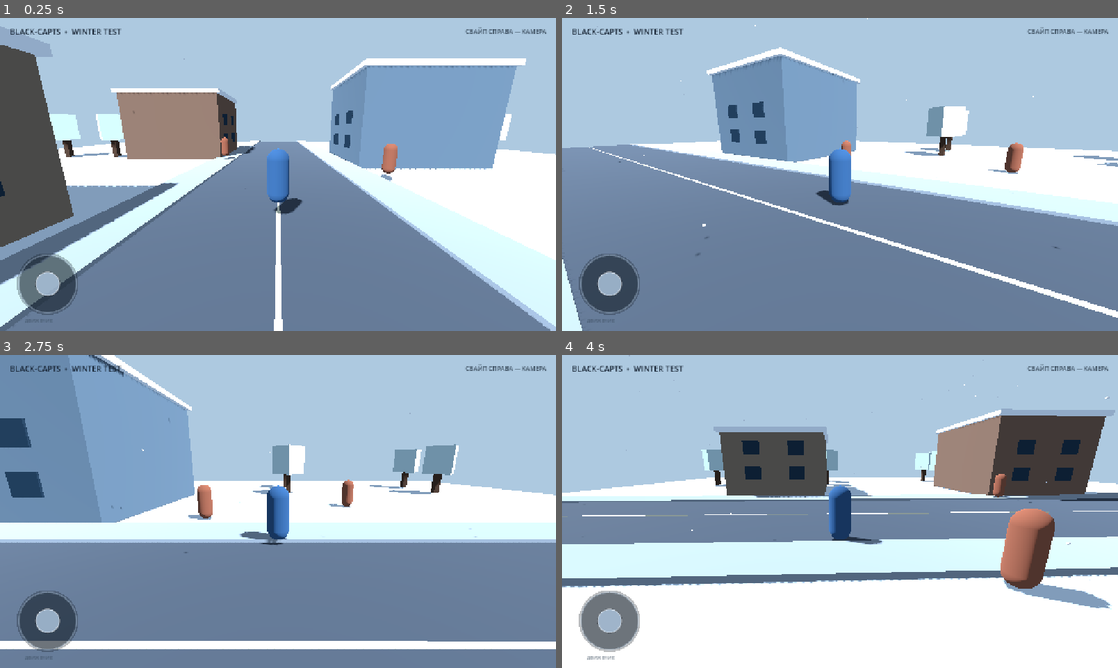
Above: before the commit, frames 1-4 (two rows, left to right).
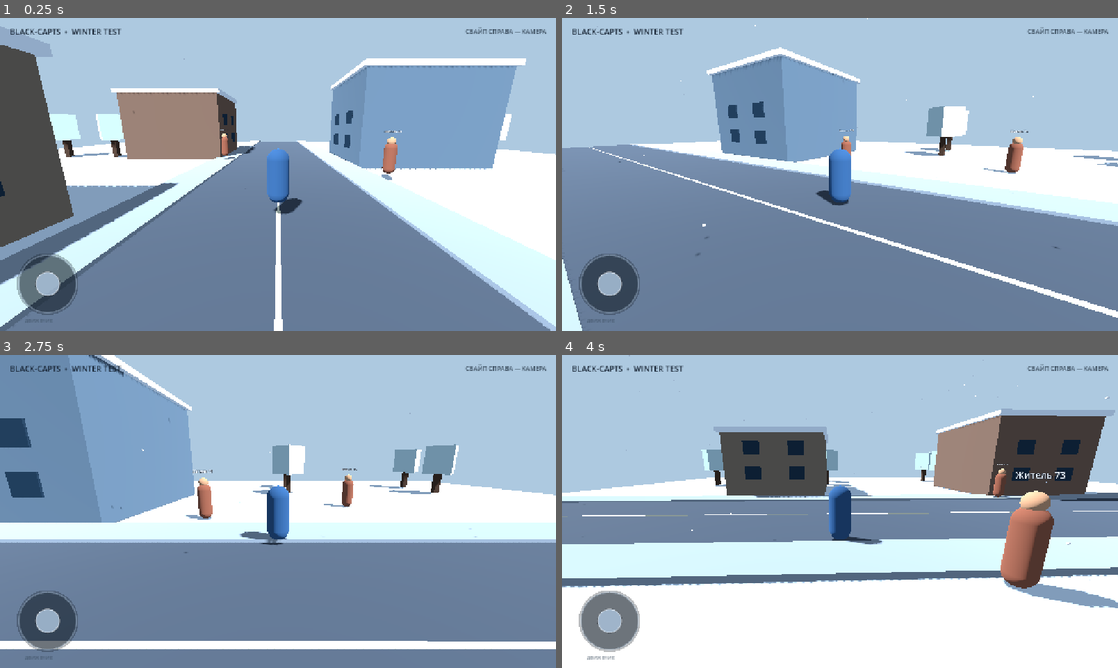
Above: after the commit, the same moments.

Repository: avioverse6-create/BLACK-CAPTS
Game: Godot game, scene res://scenes/main.tscn
The game is run twice, just before and just after one commit, with the same random seed, the same clock (stepped at 60 frames per second) and the same inputs.
Inputs (mouse positions are in pixels of both pictures, inside the frame that each line leads up to):
- Up to frame 1 (0.25 s): no input
- Up to frame 2 (1.5 s): drag from (612, 284) to (895, 105) at 0.52 s; drag from (728, 190) to (812, 237) at 1.27 s
- Up to frame 3 (2.75 s): move the mouse to (333, 442) at 2.02 s; hold Right (ui_right) from 2.03 s (still down)
- Up to frame 4 (4 s): release Right (ui_right) at 2.75 s; drag from (812, 574) to (673, 464) at 2.77 s; move the mouse to (1006, 558) at 3.52 s; hold Left (ui_left) from 3.53 s (still down)

The runs differ from the first frame. In frame 1, less than 0.1% of the frame differs, in the area x 39-73%, y 35-53%; in frame 2, 0.1%; in frame 3, 0.2%; in frame 4, 0.8%, in the area x 77-100%, y 34-82%.

Commit message:
Add optional animated pedestrian models, name tags and simple NPC dialogue

Diff:
--- a/scripts/npc.gd
+++ b/scripts/npc.gd
@@ -3,29 +3,88 @@
 var home := Vector3.ZERO
 var timer := 0.0
 var target := Vector3.ZERO
+var display_name := "Житель"
+var animation_player: AnimationPlayer
+var current_visual_animation := ""
+var dialogue_index := 0
+
 const WALK_SPEED := 1.15
+const GRAVITY := 18.0
+const MODEL_PATH := "res://assets/characters/casual-walker.glb"
+const DIALOGUES := [
+    "Зимой дороги совсем скользкие. Будь осторожнее.",
+    "Говорят, возле магазина скоро откроют новую работу.",
+    "Привет! Хороший сегодня день для прогулки.",
+    "Я тут живу неподалёку. Рад новым лицам."
+]
 
 func _ready() -> void:
+    add_to_group("town_npcs")
     home = global_position
     target = home
+    display_name = "Житель %s" % str(get_index() + 1)
+    _make_collision()
+    _load_character_model()
+    _make_name_tag()
+
+func _make_collision() -> void:
+    var collision := CollisionShape3D.new()
+    var shape := CapsuleShape3D.new()
+    shape.radius = 0.32
+    shape.height = 1.75
+    collision.shape = shape
+    collision.position.y = 0.875
+    add_child(collision)
+
+func _load_character_model() -> void:
+    if ResourceLoader.exists(MODEL_PATH):
+        var packed := load(MODEL_PATH) as PackedScene
+        if packed:
+            var model := packed.instantiate()
+            var visual := Node3D.new()
+            visual.name = "CharacterVisual"
+            visual.rotation.y = PI
+            visual.add_child(model)
+            add_child(visual)
+            var players := visual.find_children("*", "AnimationPlayer", true, false)
+            if not players.is_empty():
+                animation_player = players[0] as AnimationPlayer
+            _play_visual_animation("idle")
+            return
+
     var capsule := CapsuleMesh.new()
-    capsule.radius = 0.34
-    capsule.height = 1.7
+    capsule.radius = 0.32
+    capsule.height = 1.75
     var body := MeshInstance3D.new()
     body.mesh = capsule
     var mat := StandardMaterial3D.new()
     mat.albedo_color = Color(0.52, 0.31, 0.24)
     body.material_override = mat
-    body.position.y = 0.85
+    body.position.y = 0.875
     add_child(body)
 
-    var collision := CollisionShape3D.new()
-    var shape := CapsuleShape3D.new()
-    shape.radius = 0.34
-    shape.height = 1.7
-    collision.shape = shape
-    collision.position.y = 0.85
-    add_child(collision)
+    var head := MeshInstance3D.new()
+    var head_mesh := SphereMesh.new()
+    head_mesh.radius = 0.22
+    head_mesh.height = 0.44
+    head.mesh = head_mesh
+    var head_mat := StandardMaterial3D.new()
+    head_mat.albedo_color = Color(0.73, 0.55, 0.42)
+    head.material_override = head_mat
+    head.position.y = 1.82
+    add_child(head)
+
+func _make_name_tag() -> void:
+    var tag := Label3D.new()
+    tag.text = display_name
+    tag.position = Vector3(0, 2.35, 0)
+    tag.billboard = BaseMaterial3D.BILLBOARD_ENABLED
+    tag.font_size = 30
+    tag.pixel_size = 0.006
+    tag.modulate = Color(0.92, 0.96, 1.0)
+    tag.outline_size = 6
+    tag.outline_modulate = Color(0.06, 0.09, 0.13, 0.88)
+    add_child(tag)
 
 func _physics_process(delta: float) -> void:
     timer -= delta
@@ -40,12 +99,28 @@
         velocity.x = direction.x * WALK_SPEED
         velocity.z = direction.z * WALK_SPEED
         rotation.y = atan2(-direction.x, -direction.z)
+        _play_visual_animation("walk")
     else:
         velocity.x = move_toward(velocity.x, 0.0, 4.0 * delta)
         velocity.z = move_toward(velocity.z, 0.0, 4.0 * delta)
+        _play_visual_animation("idle")
 
     if not is_on_floor():
-        velocity.y -= 18.0 * delta
+        velocity.y -= GRAVITY * delta
     else:
         velocity.y = 0.0
     move_and_slide()
+
+func _play_visual_animation(wanted: String) -> void:
+    if animation_player == null or current_visual_animation == wanted:
+        return
+    for animation_name in animation_player.get_animation_list():
+        if animation_name.to_lower() == wanted:
+            animation_player.play(animation_name)
+            current_visual_animation = wanted
+            return
+
+func get_dialogue() -> String:
+    var line: String = DIALOGUES[dialogue_index % DIALOGUES.size()]
+    dialogue_index += 1
+    return "%s: %s" % [display_name, line]
